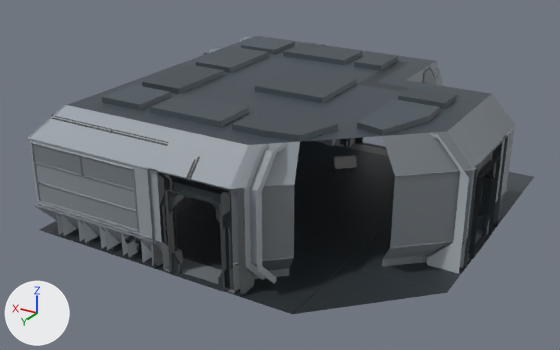
The FBX model Assets/Imported/ROOMx4_1.fbx as it was, and as the next commit left it.
Rendered twice from a 50 mm lens placed at (5.58, 37.03, 9.13), pointed at (15.39, 20.68, 0.96). The axes (+X, +Y, +Z) are drawn at lower left. The lights are the same throughout. The older version comes first. Where no turn or scale is listed for an object, it has been applied to the vertices.
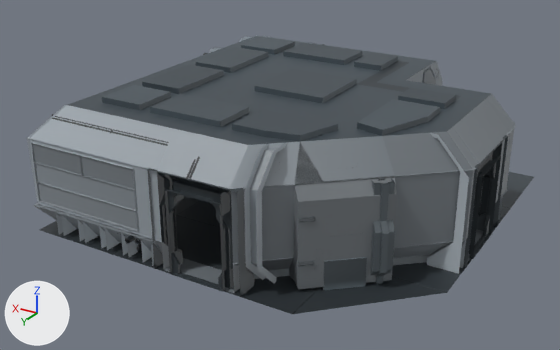
Not visible in the pictures: 'MainTonel.042'.

Boxes (x1, y1, x2, y2) around the edits, measured in the pictures (560 x 350 px):
'OptionGenerator.002', added: after (294, 177, 397, 289)
'OptionHIDE.005', added: after (295, 136, 395, 290)
'Gen.005', added: after (297, 178, 395, 284)
'OptionAIDKIT.004', added (mostly hidden): after (289, 139, 395, 281)
'OptionEMPTY.009', added: after (294, 145, 322, 185)
'Gen.003', added (mostly hidden): after (371, 179, 394, 187)

Patch to the scene script:
```diff
--- a/Assets/Imported/ROOMx4_1.fbx.py
+++ b/Assets/Imported/ROOMx4_1.fbx.py
@@ me_cylinder_084 @@
+me_cylinder_084.from_pydata(...)  # 452 vertices, 840 faces; spans x 3.07..5.18, y 2.87..4.85, z -0.67..2.59
+me_cylinder_084.materials.append(mat_first)  # picture img_pallete_png
@@ me_plane_158_1 @@
+me_plane_158_1.from_pydata(...)  # 344 vertices, 568 faces; spans x -0.77..0.39, y -0.89..0.34, z -0.86..1.48
+me_plane_158_1.materials.append(mat_first)  # picture img_pallete_png
@@ me_plane_160 @@
+me_plane_160.from_pydata(...)  # 18 vertices, 16 faces; spans x -0.57..1.43, y 1.38..3.25, z -0.1..3.17
+me_plane_160.materials.append(mat_first)  # picture img_pallete_png
@@ me_cube_299 @@
+me_cube_299.from_pydata(...)  # 238 vertices, 368 faces; spans x -1.21..0.64, y -0.65..1.1, z -0.8..1.63
+me_cube_299.materials.append(mat_first)  # picture img_pallete_png
@@ me_cube_298 @@
+me_cube_298.from_pydata(...)  # 1421 vertices, 2341 faces; spans x -1.21..0.64, y -0.65..1.1, z -0.78..1.63
+me_cube_298.materials.append(mat_first)  # picture img_pallete_png
@@ me_plane_161 @@
+me_plane_161.from_pydata(...)  # 52 vertices, 80 faces; spans x -0.57..1.43, y 1.38..3.25, z -0.1..3.17
+me_plane_161.materials.append(mat_first)  # picture img_pallete_png
@@ me_cylinder_087 @@
+me_cylinder_087.from_pydata(...)  # 31 vertices, 42 faces; spans x 3.03..5.18, y 2.87..4.9, z -0.67..2.59
+me_cylinder_087.materials.append(mat_first)  # picture img_pallete_png
@@ ob_optionaidkit_004 @@
+ob_optionaidkit_004 = bpy.data.objects.new('OptionAIDKIT.004', me_cylinder_084)
+ob_optionaidkit_004.location = (8.17, 19.32, 0.67)
@@ ob_maintonel_042 @@
+ob_maintonel_042 = bpy.data.objects.new('MainTonel.042', me_plane_158_1)
+ob_maintonel_042.location = (12.53, 23.8, 0.95)
@@ ob_optionempty_009 @@
+ob_optionempty_009 = bpy.data.objects.new('OptionEMPTY.009', me_plane_160)
+ob_optionempty_009.location = (11.92, 20.81, 0.1)
@@ ob_gen_005 @@
+ob_gen_005 = bpy.data.objects.new('Gen.005', me_cube_299)
+ob_gen_005.location = (12.34, 23.14, 0.84)
@@ ob_gen_003 @@
+ob_gen_003 = bpy.data.objects.new('Gen.003', me_cube_298)
+ob_gen_003.location = (12.38, 23.09, 0.85)
@@ ob_optionhide_005 @@
+ob_optionhide_005 = bpy.data.objects.new('OptionHIDE.005', me_plane_161)
+ob_optionhide_005.location = (11.92, 20.81, 0.1)
@@ ob_optiongenerator_002 @@
+ob_optiongenerator_002 = bpy.data.objects.new('OptionGenerator.002', me_cylinder_087)
+ob_optiongenerator_002.location = (8.17, 19.32, 0.67)
```
